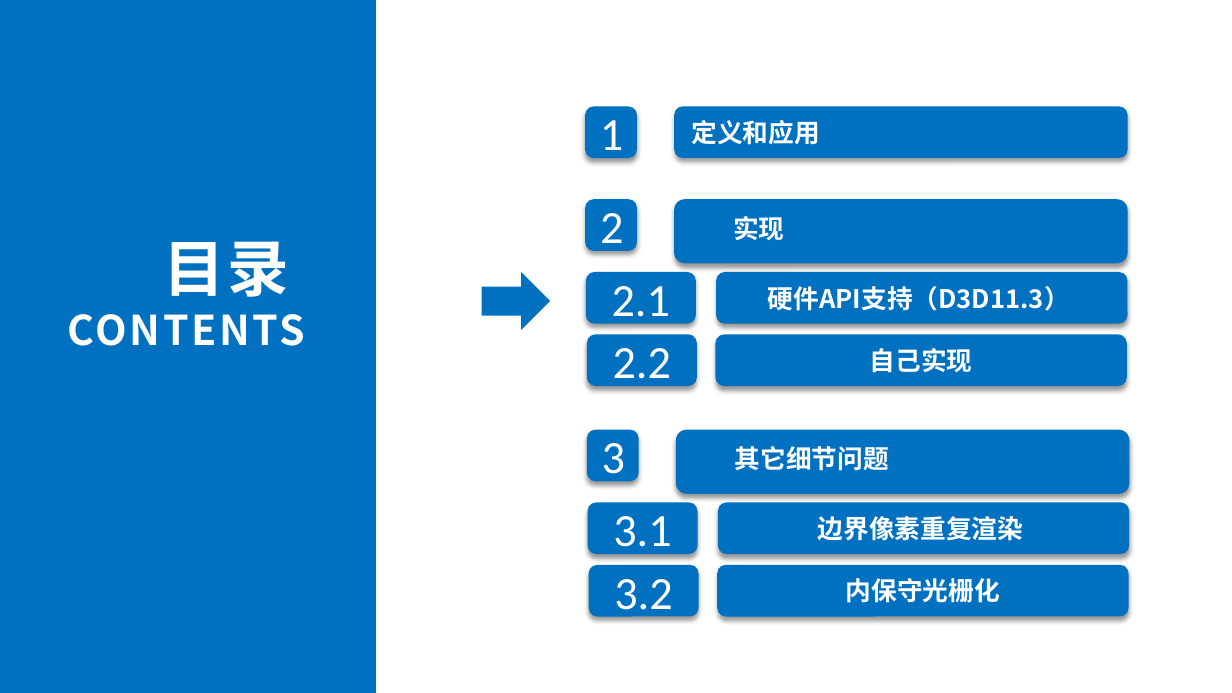
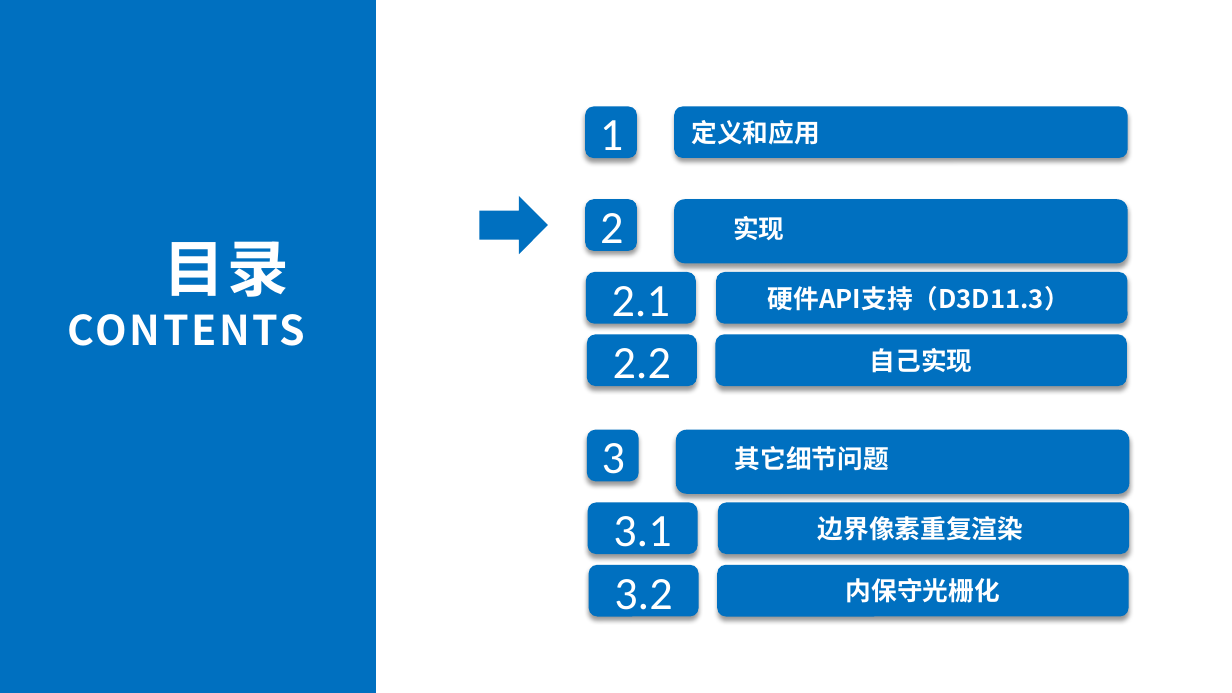
Before and after one commit to theyellowstar/202502Share, a slide deck: slide 5 of 保守光栅化介绍.pptx. Drawn at 1232x693 pixels with LibreOffice and Linux fonts; fonts in the diff are those of the drawing; background and template pictures are left out. Boxes give left, top, right and bottom in pixels: in the first picture for what was removed or moved away, otherwise in the second. Text is boxed around its words. In the diff, an @@ line names an element or a change of style, - is before the commit and + after.

```diff
--- a/保守光栅化介绍.pptx
+++ b/保守光栅化介绍.pptx
@@ down arrow moved from (x1=482, y1=272, x2=550, y2=330) to (x1=480, y1=195, x2=548, y2=254) @@
```
Also in this commit, not shown: 3 other slides changed, 7 slides added, 20 slides removed, 1 other file.
